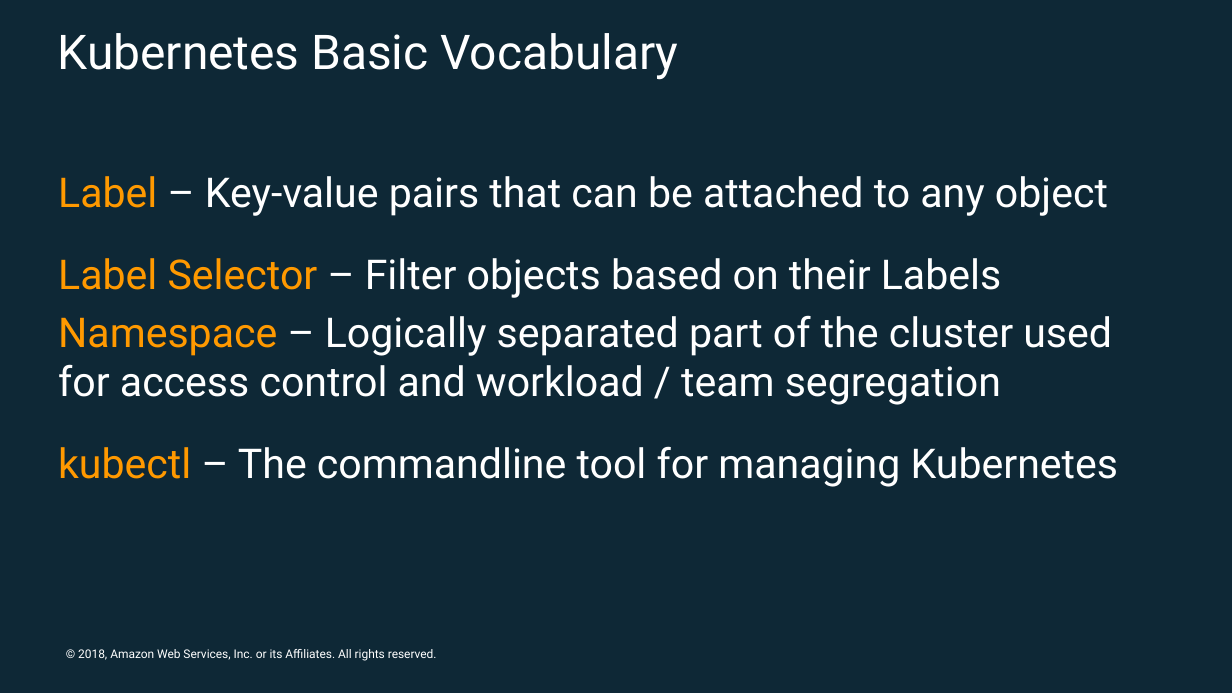
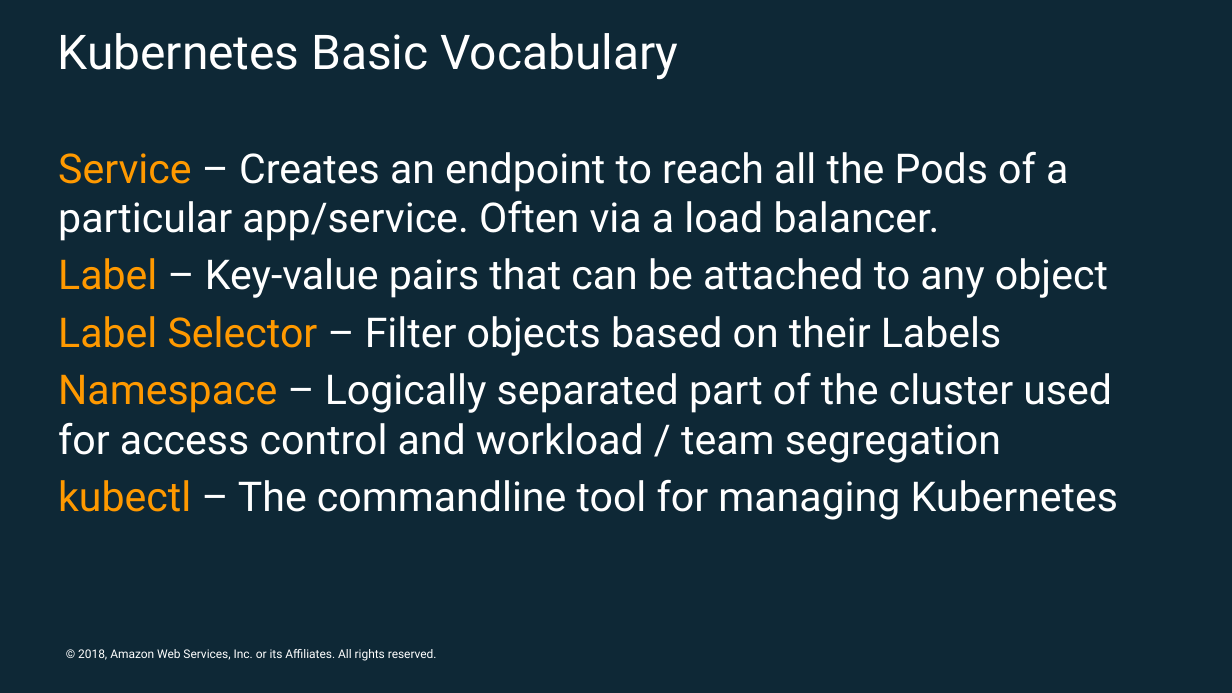
Before and after one commit to jasonumiker/docker-kube-intro-workshop, a slide deck: slide 20 of Intro to Docker and Kubernetes.pptx (slide 17 before the commit). Drawn at 1232x693 pixels with LibreOffice and Linux fonts; fonts in the diff are those of the drawing; background and template pictures are left out. Boxes give left, top, right and bottom in pixels: in the first picture for what was removed or moved away, otherwise in the second. Text is boxed around its words. In the diff, an @@ line names an element or a change of style, - is before the commit and + after.

```diff
--- a/Intro to Docker and Kubernetes.pptx
+++ b/Intro to Docker and Kubernetes.pptx
@@ text at (58,151,1068,241): paragraph added @@
+Service – Creates an endpoint to reach all the Pods of a particular app/service. Often via a load balancer.
@@ text at (58,258,1119,520): line spacing 1.5 to 1 @@
```
Also in this commit, not shown: 3 other slides changed, 4 slides added, 2 slides removed, 1 other file.
